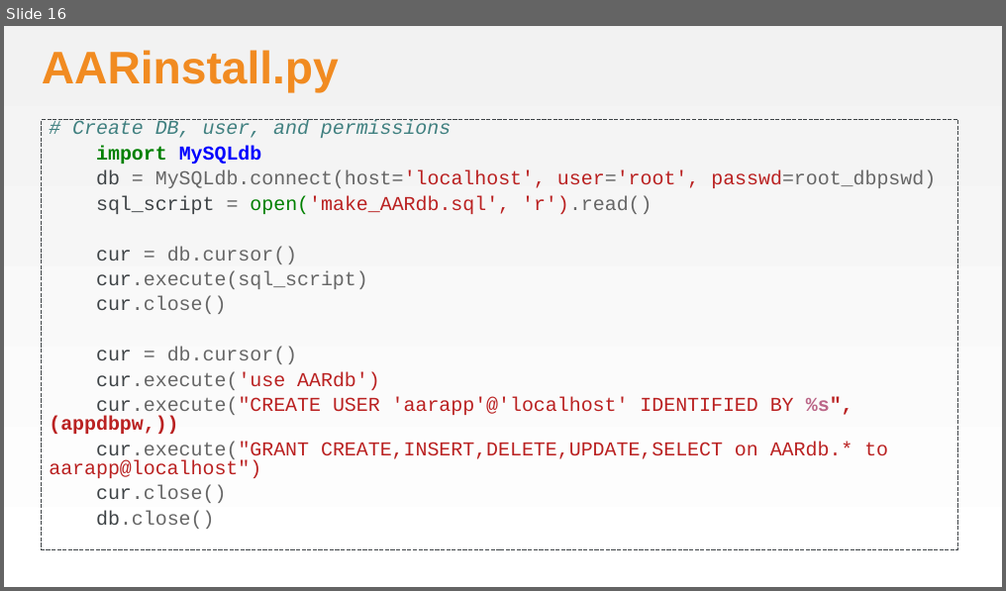
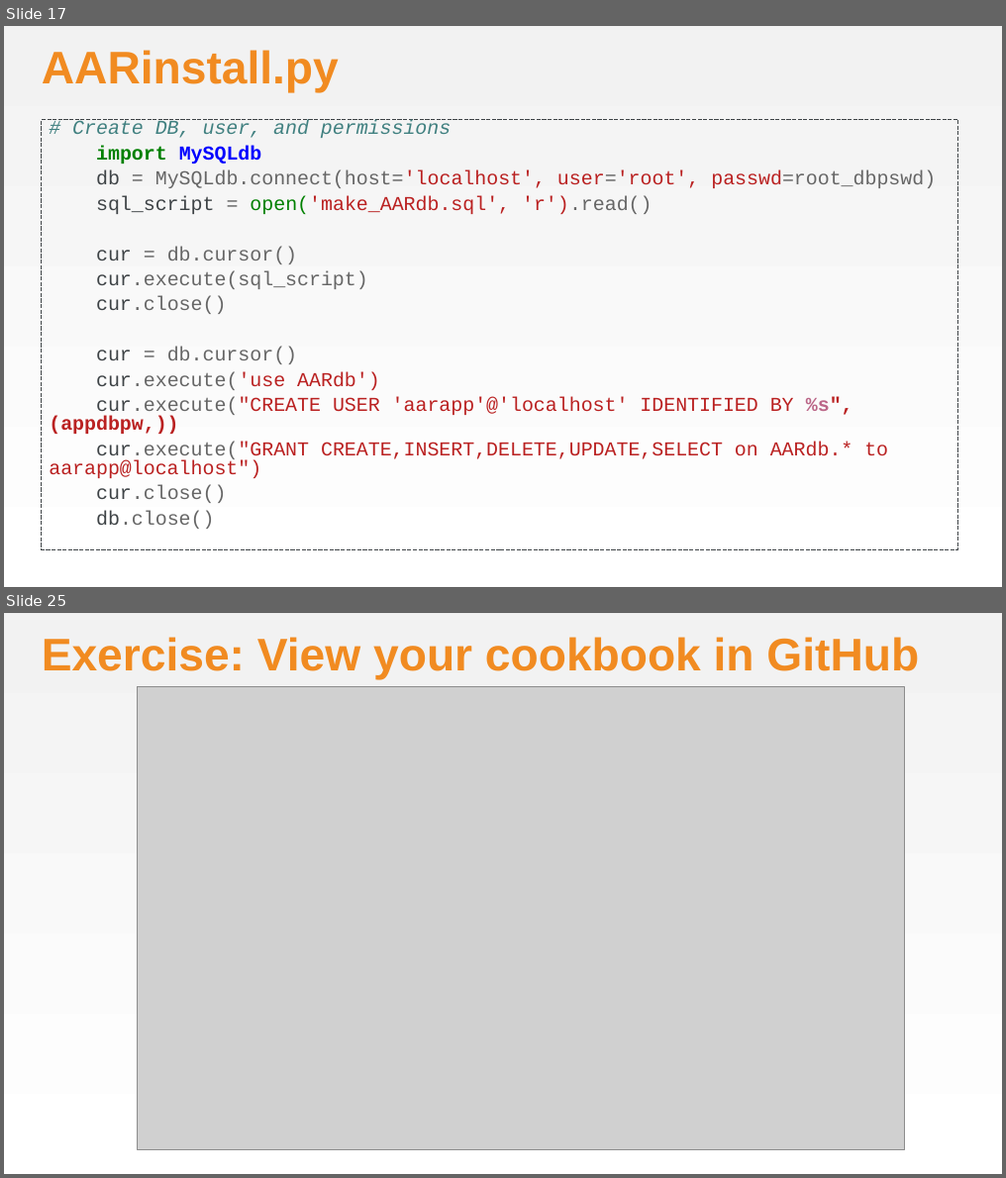
Before and after one commit to chef-training/workshops, a slide deck: Awesome_Appliance_Repair/AwesomeApplicanceRepair.pptx. Shown one above the other, each under a label of ours: slide 16 before the commit, slides 17 and 25 after it; the slides between them are not shown. The pictures are 1006x591 and 1006x1178 pixels, drawn with LibreOffice and Linux fonts; fonts in the diff are those of the drawing; grey boxes stand for pictures; background and template pictures are left out. Boxes give left, top, right and bottom in pixels: in the first picture for what was removed or moved away, otherwise in the second. Text is boxed around its words. In the diff, an @@ line names an element or a change of style, - is before the commit and + after.

```diff
--- a/Awesome_Appliance_Repair/AwesomeApplicanceRepair.pptx
+++ b/Awesome_Appliance_Repair/AwesomeApplicanceRepair.pptx
@@ slide 25 added at bbox=[4, 613, 1002, 1174], background gradient #F2F2F2 to #FFFFFF @@
@@ title added at bbox=[42, 637, 919, 680], 44 pt, text #F18B21, bold @@
+Exercise: View your cookbook in GitHub
@@ picture added at bbox=[138, 687, 905, 1151] @@
@@ what was slide 16 is now slide 17 @@
```
Also in this commit, not shown: 1 slide changed, 9 other slides added, 1 other file.
